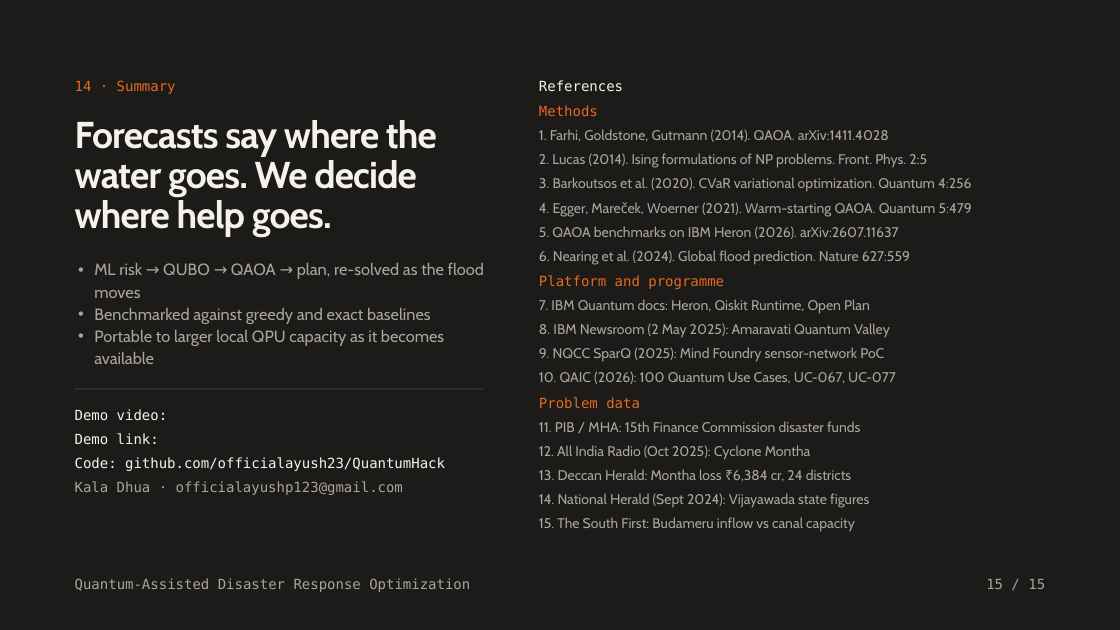
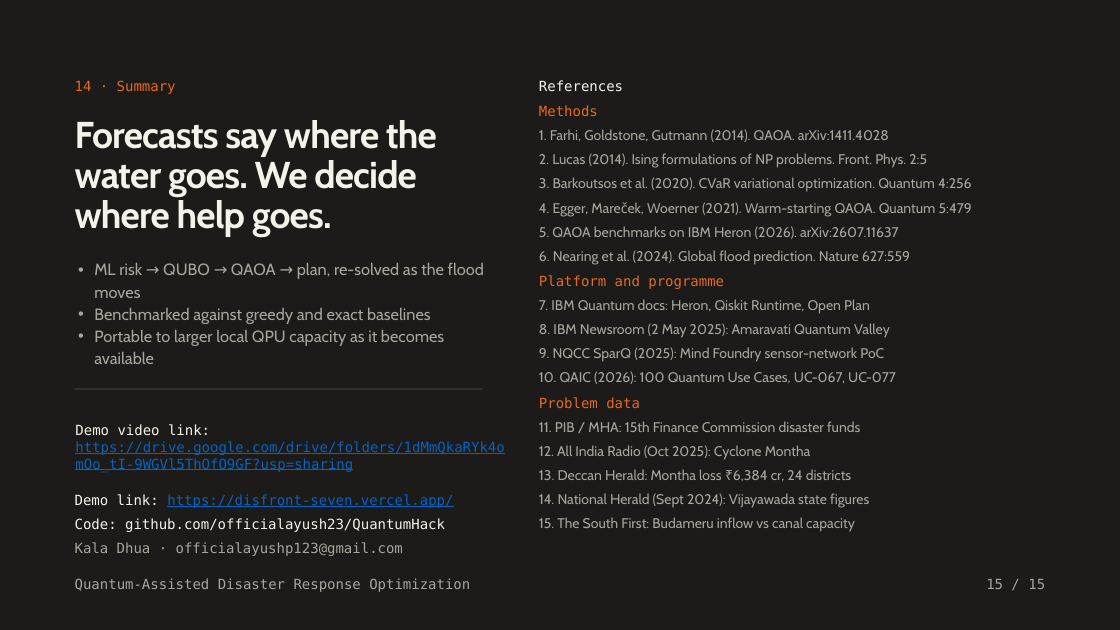
Before and after one commit to officialayush23/QuantumHack, a slide deck: slide 15 of Quantum-Assisted Disaster Response Optimization.pptx. Drawn at 1120x630 pixels with LibreOffice and Linux fonts; fonts in the diff are those of the drawing. Boxes give left, top, right and bottom in pixels: in the first picture for what was removed or moved away, otherwise in the second. Text is boxed around its words. In the diff, an @@ line names an element or a change of style, - is before the commit and + after.

```diff
--- a/Quantum-Assisted Disaster Response Optimization.pptx
+++ b/Quantum-Assisted Disaster Response Optimization.pptx
@@ text removed at <box>75,409,168,420</box> @@
-Demo video:
@@ text added at <box>75,424,504,472</box>, 12 pt, text #0563C1, underline @@
+Demo video link: https://drive.google.com/drive/folders/1dMmQkaRYk4omOo_tI-9WGVl5ThOfO9GF?usp=sharing
@@ text at <box>75,494,453,508</box>: text changed; text colour #F5F2EA to #0563C1 @@
-Demo link:
+Demo link: https://disfront-seven.vercel.app/
@@ text "Code: github.com/officialayush23/QuantumHack": place and size @@
-text "Code: github.com/officialayush23/QuantumHack" at <box>75,457,445,471</box>
+text "Code: github.com/officialayush23/QuantumHack" at <box>75,518,445,532</box>
@@ text "Kala Dhua · officialayushp123@gmail.com": place and size @@
-text "Kala Dhua · officialayushp123@gmail.com" at <box>75,481,403,495</box>
+text "Kala Dhua · officialayushp123@gmail.com" at <box>75,542,403,556</box>
```
Also in this commit, not shown: 1 other slide changed.
